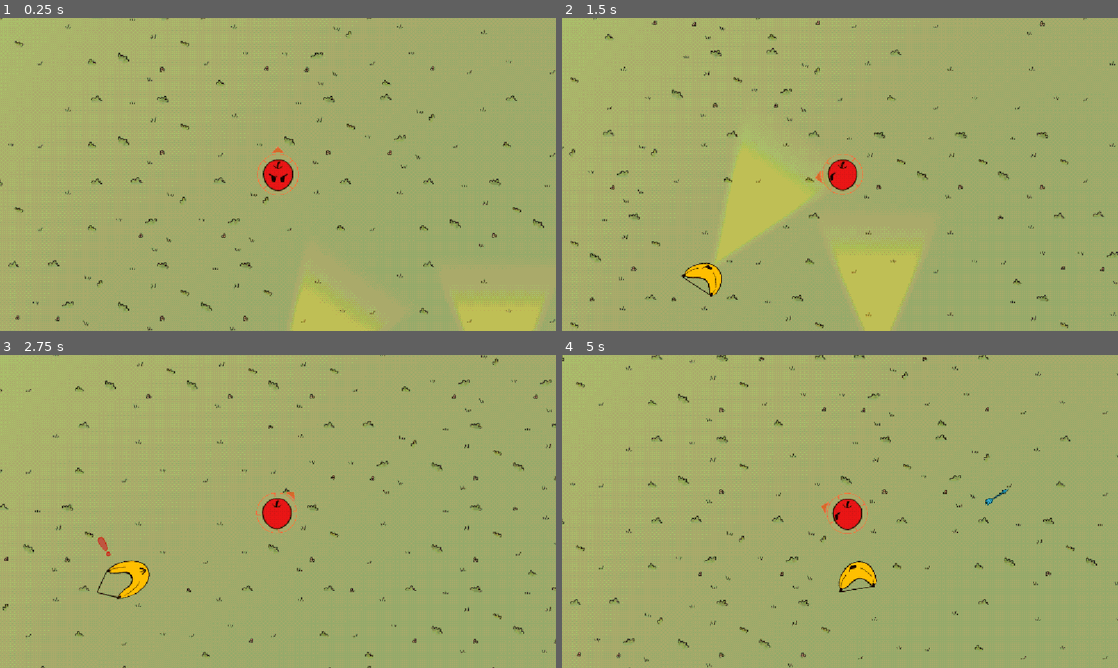
Above: before the commit, frames 1-4 (two rows, left to right).
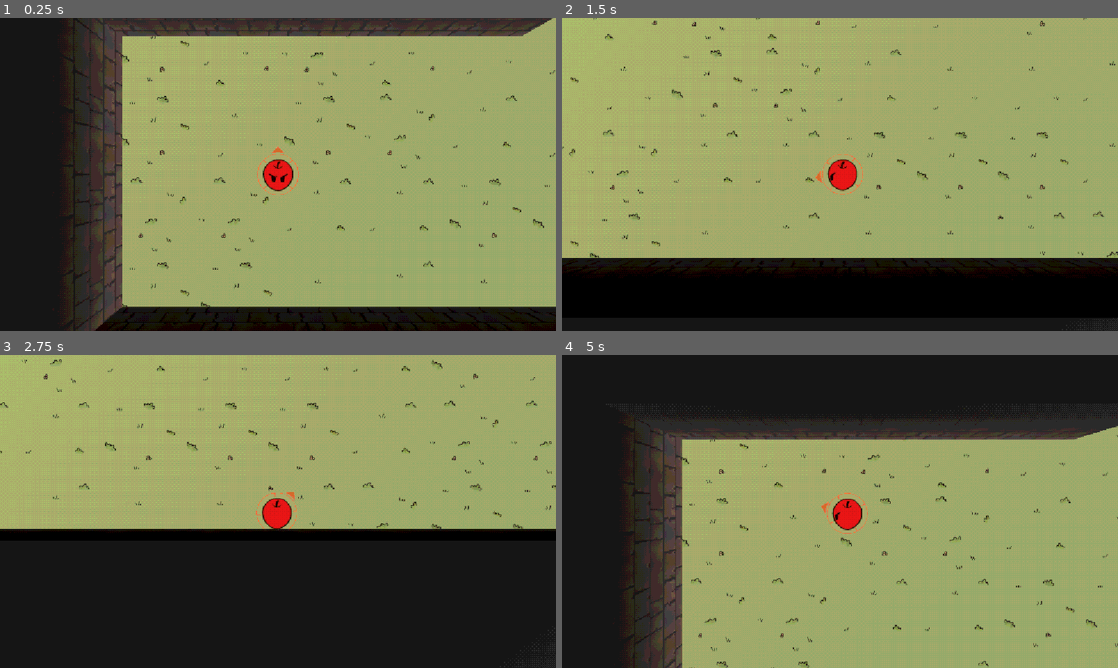
Above: after the commit, the same moments.

Repository: CasualShrub/arrow-head
Game: Godot game, scene res://scenes/levels/level_1.tscn
Two runs of this game, one before a commit and one after it. Both use one fixed random seed, a clock stepped at 60 frames per second and the inputs below. This scene is started directly instead of the project's main scene. Sound files missing from this copy of the repository are replaced by a short silence.
Inputs (mouse positions are in pixels of both pictures, inside the frame that each line leads up to):
- Up to frame 1 (0.25 s): no input
- Up to frame 2 (1.5 s): tap Enter at 0.5 s; move the mouse to (962, 158) at 0.52 s; hold D (move_right) 0.53-1.28 s; hold Space (fire) 0.53-1.28 s; move the mouse to (728, 190) at 1.27 s; hold S (move_down) from 1.28 s (still down); tap R at 1.35 s
- Up to frame 3 (2.75 s): move the mouse to (333, 442) at 2.02 s; release S (move_down) at 2.03 s; hold D (move_right) from 2.03 s (still down); hold Space (fire) from 2.03 s (still down)
- Up to frame 4 (5 s): move the mouse to (812, 574) at 2.77 s; release D (move_right) at 2.78 s; release Space (fire) at 2.78 s; hold W (move_up) 2.78-3.53 s; tap R at 2.85, 4.35 s; move the mouse to (1006, 558) at 3.52 s; hold Space (fire) 3.53-4.28 s; hold A (move_left) from 3.53 s (still down); move the mouse to (673, 464) at 4.27 s

The runs differ from the first frame. In frame 1, 33% of the frame differs, in the area x 0-100%, y 0-100%; in frame 2, 24%; in frame 3, 46%; in frame 4, 45%.

Commit message:
Update level_1.tscn

Diff:
--- a/scenes/levels/level_1.tscn
+++ b/scenes/levels/level_1.tscn
@@ -2,40 +2,142 @@
 
 [ext_resource type="PackedScene" uid="uid://b6c1h2si8ob6l" path="res://scenes/levels/encounter.tscn" id="1_1c042"]
 [ext_resource type="PackedScene" uid="uid://tmhabgv3ovyb" path="res://scenes/enemies/enemy_archer.tscn" id="2_1c042"]
-[ext_resource type="PackedScene" uid="uid://1jtkc8jlvm65" path="res://scenes/enemies/enemy_frost.tscn" id="3_x42e6"]
-[ext_resource type="PackedScene" uid="uid://sxe0iltyolnn" path="res://scenes/enemies/enemy_frost_spray.tscn" id="4_6761a"]
+[ext_resource type="Shader" uid="uid://br4t4iofbd1o1" path="res://shaders/textured_fade.gdshader" id="3_x42e6"]
+[ext_resource type="Texture2D" uid="uid://duy7x13uwce0v" path="res://assets/textures/brickwall.png" id="4_6761a"]
+[ext_resource type="Material" uid="uid://cwoodgate0tut" path="res://materials/wood_gate_material.tres" id="4_x42e6"]
 
-[node name="Encounter" unique_id=571267862 instance=ExtResource("1_1c042")]
+[sub_resource type="ShaderMaterial" id="ShaderMaterial_6761a"]
+render_priority = 0
+shader = ExtResource("3_x42e6")
+shader_parameter/tex = ExtResource("4_6761a")
+shader_parameter/tex_scale = 0.5
+shader_parameter/wall_height = 0.51
+shader_parameter/fade_start = -0.04
 
-[node name="SubViewportContainer_SubViewport_World_NavigationRegion3D#CSGBox3D4" type="CSGBox3D" parent="SubViewportContainer/SubViewport/World" parent_id_path=PackedInt32Array(1589957074) index="6" unique_id=889470022]
-transform = Transform3D(1, 0, 0, 0, 1, 0, 0, 0, 1, 29.129332, 0.33855522, 15.6918335)
+[sub_resource type="ShaderMaterial" id="ShaderMaterial_sk5k4"]
+render_priority = 0
+shader = ExtResource("3_x42e6")
+shader_parameter/tex = ExtResource("4_6761a")
+shader_parameter/tex_scale = 0.5
+shader_parameter/wall_height = 0.51
+shader_parameter/fade_start = -0.04
+
+[sub_resource type="ShaderMaterial" id="ShaderMaterial_oc4kc"]
+render_priority = 0
+shader = ExtResource("3_x42e6")
+shader_parameter/tex = ExtResource("4_6761a")
+shader_parameter/tex_scale = 0.5
+shader_parameter/wall_height = 0.51
+shader_parameter/fade_start = -0.04
+
+[node name="Encounter2" unique_id=571267862 instance=ExtResource("1_1c042")]
+
+[node name="Enemy3" parent="SubViewportContainer/SubViewport/World/Enemies" parent_id_path=PackedInt32Array(1185931971) index="0" unique_id=71488470 instance=ExtResource("2_1c042")]
+transform = Transform3D(-0.9999964, 0, 0.0026782402, 0, 1, 0, -0.0026782402, 0, -0.9999964, -1.3021815, 0, -17.646866)
+
+[node name="Enemy4" parent="SubViewportContainer/SubViewport/World/Enemies" parent_id_path=PackedInt32Array(1185931971) index="1" unique_id=362080352 instance=ExtResource("2_1c042")]
+transform = Transform3D(-0.9999964, 0, 0.0026782402, 0, 1, 0, -0.0026782402, 0, -0.9999964, 4.6288786, 0, -17.646866)
+
+[node name="Enemy" parent="SubViewportContainer/SubViewport/World/Enemies" parent_id_path=PackedInt32Array(1185931971) index="2" unique_id=1884042655 instance=ExtResource("2_1c042")]
+transform = Transform3D(1, 0, 0, 0, 1, 0, 0, 0, 1, 11.097258, -9.536743e-07, -7.350415)
+
+[node name="Marker3D2" type="Marker3D" parent="SubViewportContainer/SubViewport/World/Enemies/Enemy/PatrolPoints" parent_id_path=PackedInt32Array(1884042655, 1646478367) index="1" unique_id=460779801]
+transform = Transform3D(1, 0, 0, 0, 1, 0, 0, 0, 1, -6.9890556, 0, 0)
+
+[node name="Enemy2" parent="SubViewportContainer/SubViewport/World/Enemies" parent_id_path=PackedInt32Array(1185931971) index="3" unique_id=1998515119 instance=ExtResource("2_1c042")]
+transform = Transform3D(1, 0, 0, 0, 1, 0, 0, 0, 1, 1.9304292, 0, -5.6914244)
+
+[node name="Marker3D2" type="Marker3D" parent="SubViewportContainer/SubViewport/World/Enemies/Enemy2/PatrolPoints" parent_id_path=PackedInt32Array(1998515119, 1646478367) index="1" unique_id=348208562]
+transform = Transform3D(1, 0, 0, 0, 1, 0, 0, 0, 1, 6.6809406, 0, 0)
+
+[node name="fences" type="CSGBox3D" parent="SubViewportContainer/SubViewport/World" parent_id_path=PackedInt32Array(1589957074) index="6" unique_id=733931657]
+transform = Transform3D(1, 0, 0, 0, 1, 0, 0, 0, 1, 0.5066247, 0.27922904, -3.92213)
 use_collision = true
 collision_layer = 4
-size = Vector3(4.2052155, 2.611206, 1.8304443)
+collision_mask = 9
+size = Vector3(11.18786, 2.4925537, 0.9210205)
+material = SubResource("ShaderMaterial_6761a")
 
-[node name="Enemy2" parent="SubViewportContainer/SubViewport/World" parent_id_path=PackedInt32Array(1589957074) index="7" unique_id=71488470 instance=ExtResource("2_1c042")]
-transform = Transform3D(1, 0, 0, 0, 1, 0, 0, 0, 1, 23.052, 0, 13.433)
-collision_mask = 1
+[node name="fences2" type="CSGBox3D" parent="SubViewportContainer/SubViewport/World" parent_id_path=PackedInt32Array(1589957074) index="7" unique_id=119080263]
+transform = Transform3D(1, 0, 0, 0, 1, 0, 0, 0, 1, 15.722979, 0.27922904, -3.92213)
+use_collision = true
+collision_layer = 4
+collision_mask = 9
+size = Vector3(11.18786, 2.4925537, 0.9210205)
+material = SubResource("ShaderMaterial_6761a")
 
-[node name="Enemy" parent="SubViewportContainer/SubViewport/World" parent_id_path=PackedInt32Array(1589957074) index="8" unique_id=955806617 instance=ExtResource("3_x42e6")]
-transform = Transform3D(1, 0, 0, 0, 1, 0, 0, 0, 1, -0.52670556, 0, 6.239771)
-collision_mask = 1
+[node name="cobblestone gate side" type="CSGBox3D" parent="SubViewportContainer/SubViewport/World" parent_id_path=PackedInt32Array(1589957074) index="8" unique_id=1715955632]
+transform = Transform3D(1, 0, 0, 0, 1, 0, 0, 0, 1, 9.573925, 3.0098867, -13.342263)
+use_collision = true
+collision_layer = 4
+size = Vector3(5.3484993, 7.053894, 7.7557926)
+material = SubResource("ShaderMaterial_sk5k4")
 
-[node name="VisionDisplay" parent="SubViewportContainer/SubViewport/World/Enemy/Sus/Vision" parent_id_path=PackedInt32Array(955806617, 1162433519) index="0" unique_id=442070290]
-transform = Transform3D(-4.0143995, -3.804912e-07, -2.9142188e-07, -3.5094993e-07, 4.3523116, -1.6872596e-07, 6.061575e-07, -3.8049114e-07, -1.93, 0, -1.2373967, 0.030000053)
-visible = true
+[node name="cobblestone gate side3" type="CSGBox3D" parent="SubViewportContainer/SubViewport/World" parent_id_path=PackedInt32Array(1589957074) index="9" unique_id=1572208280]
+transform = Transform3D(1, 0, 0, 0, 1, 0, 0, 0, 1, 13.34233, 3.0098867, -13.596214)
+use_collision = true
+collision_layer = 4
+collision_mask = 9
+size = Vector3(12.885309, 7.053894, 7.2478914)
+material = SubResource("ShaderMaterial_sk5k4")
 
-[node name="Outline" parent="SubViewportContainer/SubViewport/World/Enemy/Sus" parent_id_path=PackedInt32Array(955806617, 1262353285) index="1" unique_id=1078234529]
-visible = true
+[node name="cobblestone gate side2" type="CSGBox3D" parent="SubViewportContainer/SubViewport/World" parent_id_path=PackedInt32Array(1589957074) index="10" unique_id=738032806]
+transform = Transform3D(1, 0, 0, 0, 1, 0, 0, 0, 1, 17.383615, 3.0033712, -9.950562)
+use_collision = true
+collision_layer = 4
+collision_mask = 9
+size = Vector3(5.3484993, 7.040863, 0.9723892)
+material = SubResource("ShaderMaterial_sk5k4")
 
-[node name="Marker3D2" type="Marker3D" parent="SubViewportContainer/SubViewport/World/Enemy/PatrolPoints" parent_id_path=PackedInt32Array(955806617, 1646478367) index="1" unique_id=952222312]
-transform = Transform3D(1, 0, 0, 0, 1, 0, 0, 0, 1, 1.7042241, 0, -2.557722)
+[node name="cobblestone gate side4" type="CSGBox3D" parent="SubViewportContainer/SubViewport/World" parent_id_path=PackedInt32Array(1589957074) index="11" unique_id=845211822]
+transform = Transform3D(1, 0, 0, 0, 1, 0, 0, 0, 1, 13.308037, 5.699134, -9.950562)
+use_collision = true
+collision_layer = 4
+size = Vector3(2.9621248, 1.6493378, 0.9723892)
+material = SubResource("ShaderMaterial_sk5k4")
 
-[node name="Marker3D3" type="Marker3D" parent="SubViewportContainer/SubViewport/World/Enemy/PatrolPoints" parent_id_path=PackedInt32Array(955806617, 1646478367) index="2" unique_id=1342497551]
-transform = Transform3D(1, 0, 0, 0, 1, 0, 0, 0, 1, -1.7485867, 0, -4.1673193)
+[node name="wood gate" type="CSGBox3D" parent="SubViewportContainer/SubViewport/World" parent_id_path=PackedInt32Array(1589957074) index="12" unique_id=1054249636]
+transform = Transform3D(1, 0, 0, 0, 0.9999143, -0.013090792, 0, 0.013090792, 0.9999143, 13.099968, 2.9741101, -9.882572)
+use_collision = true
+collision_layer = 4
+collision_mask = 9
+size = Vector3(3.659051, 6.4252777, 0.51174927)
+material = ExtResource("4_x42e6")
 
-[node name="Enemy3" parent="SubViewportContainer/SubViewport/World" parent_id_path=PackedInt32Array(1589957074) index="9" unique_id=96558035 instance=ExtResource("4_6761a")]
-transform = Transform3D(1, 0, 0, 0, 1, 0, 0, 0, 1, 5.364171, 0, 6.284465)
-collision_mask = 1
+[node name="Borders (trees)" type="Node3D" parent="." index="3" unique_id=326297554]
+transform = Transform3D(1, 0, 0, 0, 1, 0, 0, 0, 1, -12.31846, 0, -26.302246)
 
-[editable path="SubViewportContainer/SubViewport/World/Enemy"]
+[node name="SubViewportContainer_SubViewport_World_Walls#CSGBox3D3" type="CSGBox3D" parent="Borders (trees)" index="0" unique_id=1476371726]
+transform = Transform3D(1, 0, 0, 0, 1, 0, 0, 0, 1, 27.182518, 0.7292166, 2.8772335)
+use_collision = true
+collision_layer = 4
+collision_mask = 9
+size = Vector3(54.994644, 2.4925537, 8.408813)
+material = SubResource("ShaderMaterial_oc4kc")
+
+[node name="SubViewportContainer_SubViewport_World_Walls#CSGBox3D4" type="CSGBox3D" parent="Borders (trees)" index="1" unique_id=1990485876]
+transform = Transform3D(1, 0, 0, 0, 1, 0, 0, 0, 1, 27.182518, 0.7292166, 33.83718)
+use_collision = true
+collision_layer = 4
+collision_mask = 9
+size = Vector3(54.994644, 2.4925537, 8.408813)
+material = SubResource("ShaderMaterial_oc4kc")
+
+[node name="SubViewportContainer_SubViewport_World_Walls#CSGBox3D5" type="CSGBox3D" parent="Borders (trees)" index="2" unique_id=768555864]
+transform = Transform3D(1, 0, 0, 0, 1, 0, 0, 0, 1, 4.0424995, 0.7292166, 21.540459)
+use_collision = true
+collision_layer = 4
+collision_mask = 9
+size = Vector3(8.714607, 2.4925537, 33.00226)
+material = SubResource("ShaderMaterial_oc4kc")
+
+[node name="SubViewportContainer_SubViewport_World_Walls#CSGBox3D6" type="CSGBox3D" parent="Borders (trees)" index="3" unique_id=809547713]
+transform = Transform3D(1, 0, 0, 0, 1, 0, 0, 0, 1, 36.41545, 0.7292166, 21.540459)
+use_collision = true
+collision_layer = 4
+collision_mask = 9
+size = Vector3(8.714607, 2.4925537, 33.00226)
+material = SubResource("ShaderMaterial_oc4kc")
+
+[editable path="SubViewportContainer/SubViewport/World/Enemies/Enemy"]
+[editable path="SubViewportContainer/SubViewport/World/Enemies/Enemy2"]
